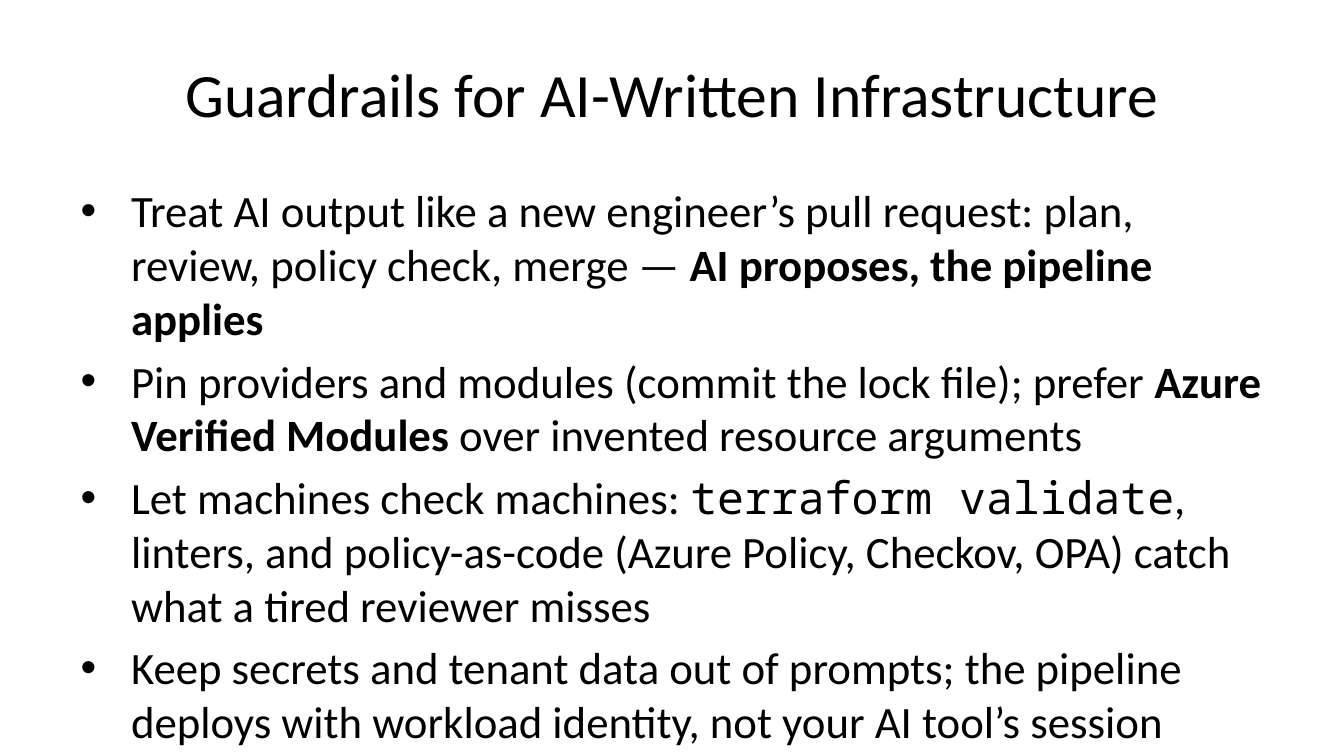
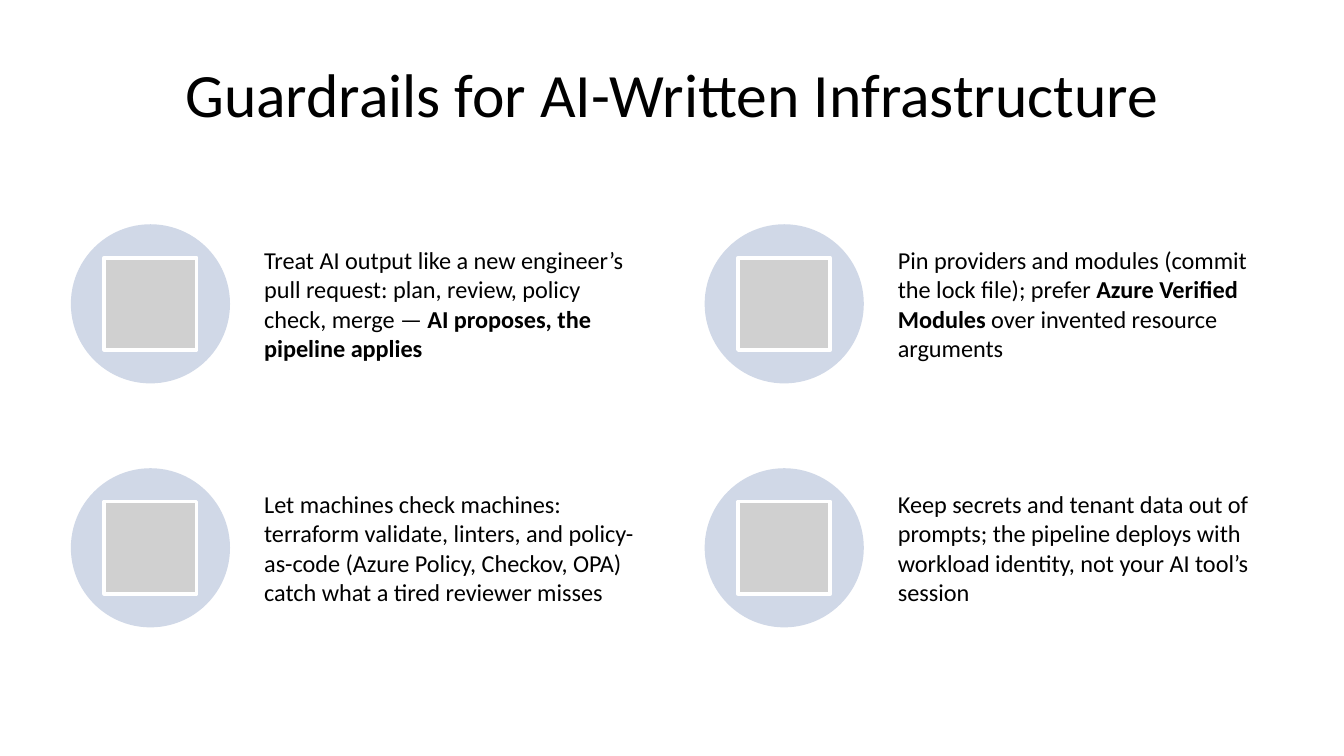
Before and after one commit to DC-AC/Azure-Precon, a slide deck: slide 16 of azure-precon-slides.pptx (slide 14 before the commit). Drawn at 1344x756 pixels with LibreOffice and Linux fonts; fonts in the diff are those of the drawing; grey boxes stand for pictures. Boxes give left, top, right and bottom in pixels: in the first picture for what was removed or moved away, otherwise in the second. Text is boxed around its words. In the diff, an @@ line names an element or a change of style, - is before the commit and + after.

```diff
--- a/azure-precon-slides.pptx
+++ b/azure-precon-slides.pptx
@@ text removed at box(131, 195, 1261, 746) @@
-• Treat AI output like a new engineer’s pull request: plan, review, policy check, merge — AI proposes, the pipeline applies
-• Pin providers and modules (commit the lock file); prefer Azure Verified Modules over invented resource arguments
-• Let machines check machines: terraform validate, linters, and policy-as-code (Azure Policy, Checkov, OPA) catch what a tired reviewer misses
-• Keep secrets and tenant data out of prompts; the pipeline deploys with workload identity, not your AI tool’s session
@@ group added at box(71, 224, 1248, 626): 4 ellipses, 4 pictures, 4 texts @@
+Treat AI output like a new engineer’s pull request: plan, review, policy check, merge — AI proposes, the pipeline applies
+Pin providers and modules (commit the lock file); prefer Azure Verified Modules over invented resource arguments
+Let machines check machines: terraform validate, linters, and policy-as-code (Azure Policy, Checkov, OPA) catch what a tired reviewer misses
+Keep secrets and tenant data out of prompts; the pipeline deploys with workload identity, not your AI tool’s session
```
Also in this commit, not shown: 101 other slides changed, 8 slides added, 1 slide removed, 2 other files.
